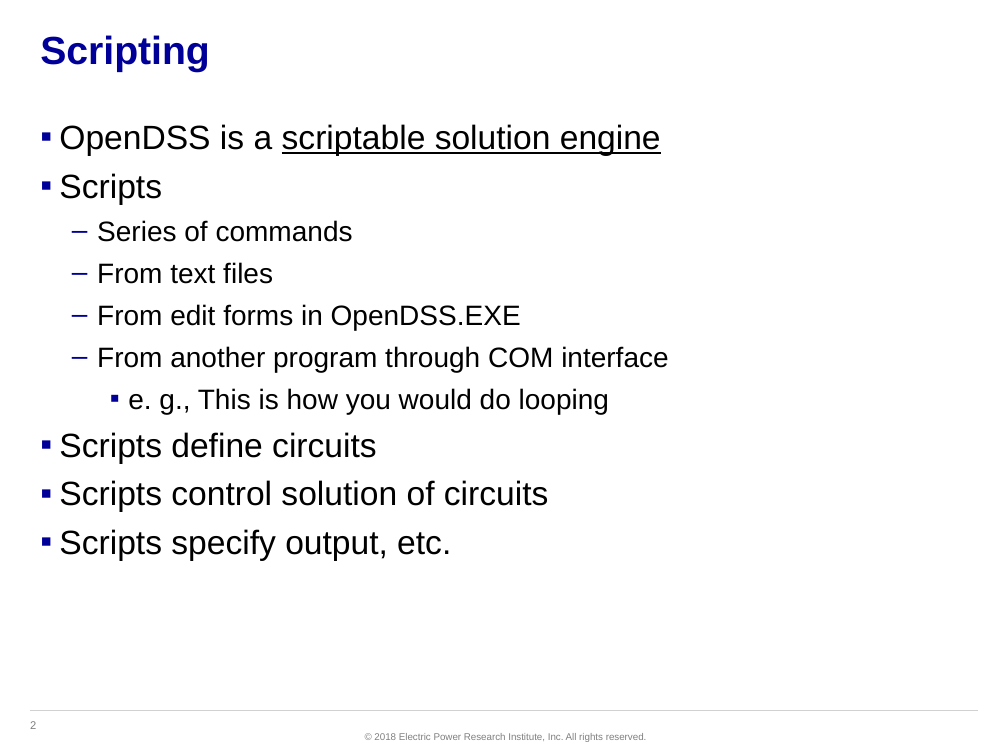
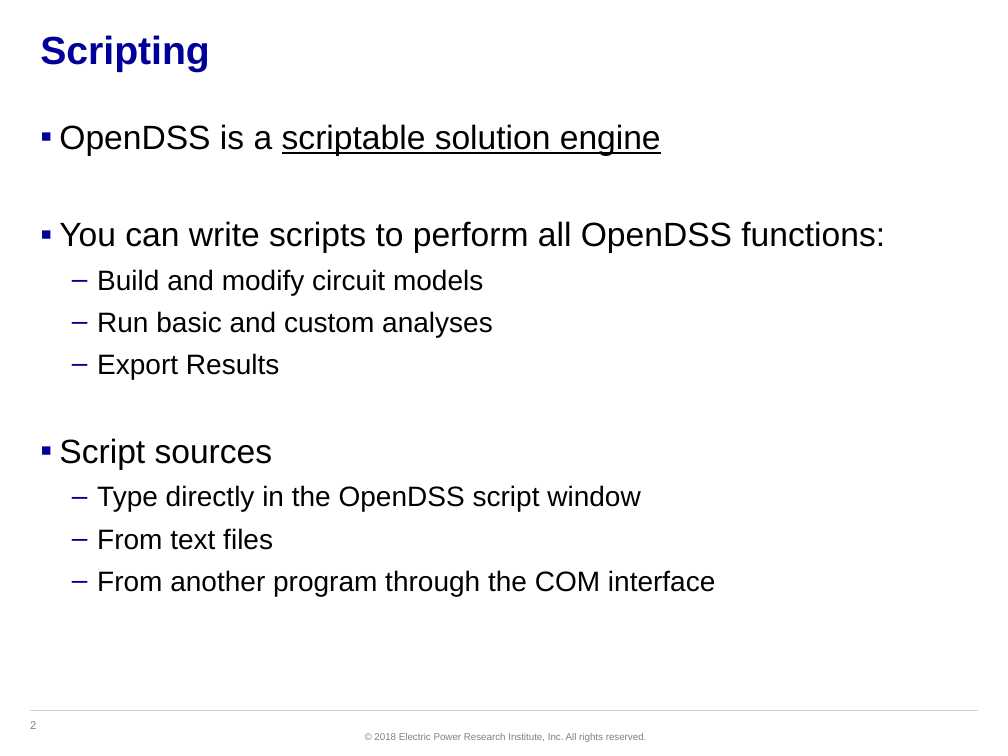
Before and after one commit to dss-extensions/opendss-svn-mirror, a slide deck: slide 2 of trunk/Training/NCSU-2018/Scripting Basics.pptx. Drawn at 1008x756 pixels with LibreOffice and Linux fonts; fonts in the diff are those of the drawing; background and template pictures are left out. Boxes give left, top, right and bottom in pixels: in the first picture for what was removed or moved away, otherwise in the second. Text is boxed around its words. In the diff, an @@ line names an element or a change of style, - is before the commit and + after.

```diff
--- a/trunk/Training/NCSU-2018/Scripting Basics.pptx
+++ b/trunk/Training/NCSU-2018/Scripting Basics.pptx
@@ text at [59, 221, 885, 512]: text changed @@
-▪ Scripts
-  – Series of commands
+▪ You can write scripts to perform all OpenDSS functions:
+  – Build and modify circuit models
+  – Run basic and custom analyses
+  – Export Results
+▪ Script sources
+  – Type directly in the OpenDSS script window
@@ text at [97, 570, 715, 596]: text changed @@
-  – From edit forms in OpenDSS.EXE
-  – From another program through COM interface
-    ▪ e. g., This is how you would do looping
-▪ Scripts define circuits
-▪ Scripts control solution of circuits
-▪ Scripts specify output, etc.
+  – From another program through the COM interface
```
Also in this commit, not shown: 5 other slides changed, 12 slides added, 3 slides removed.
